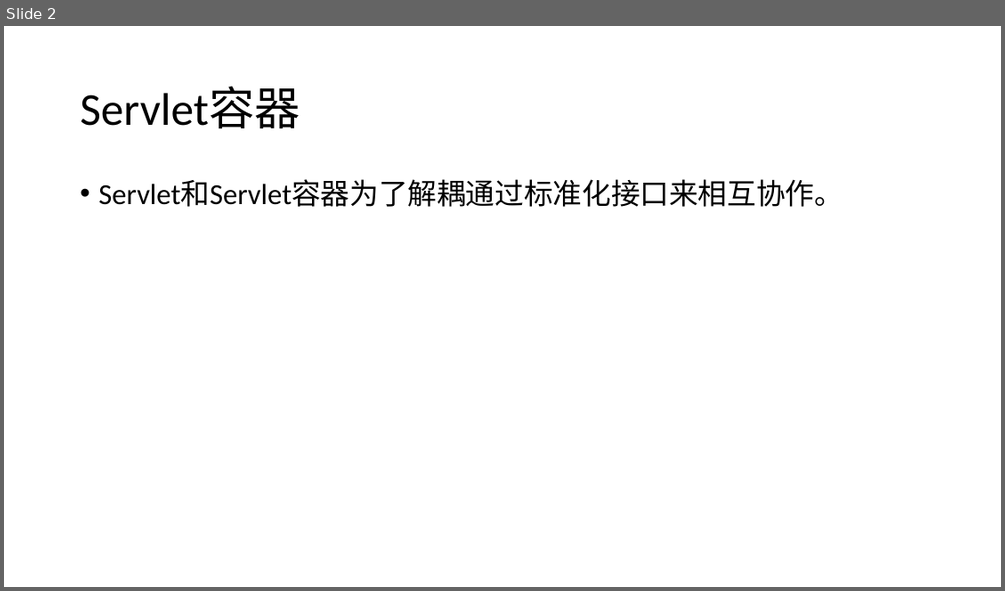
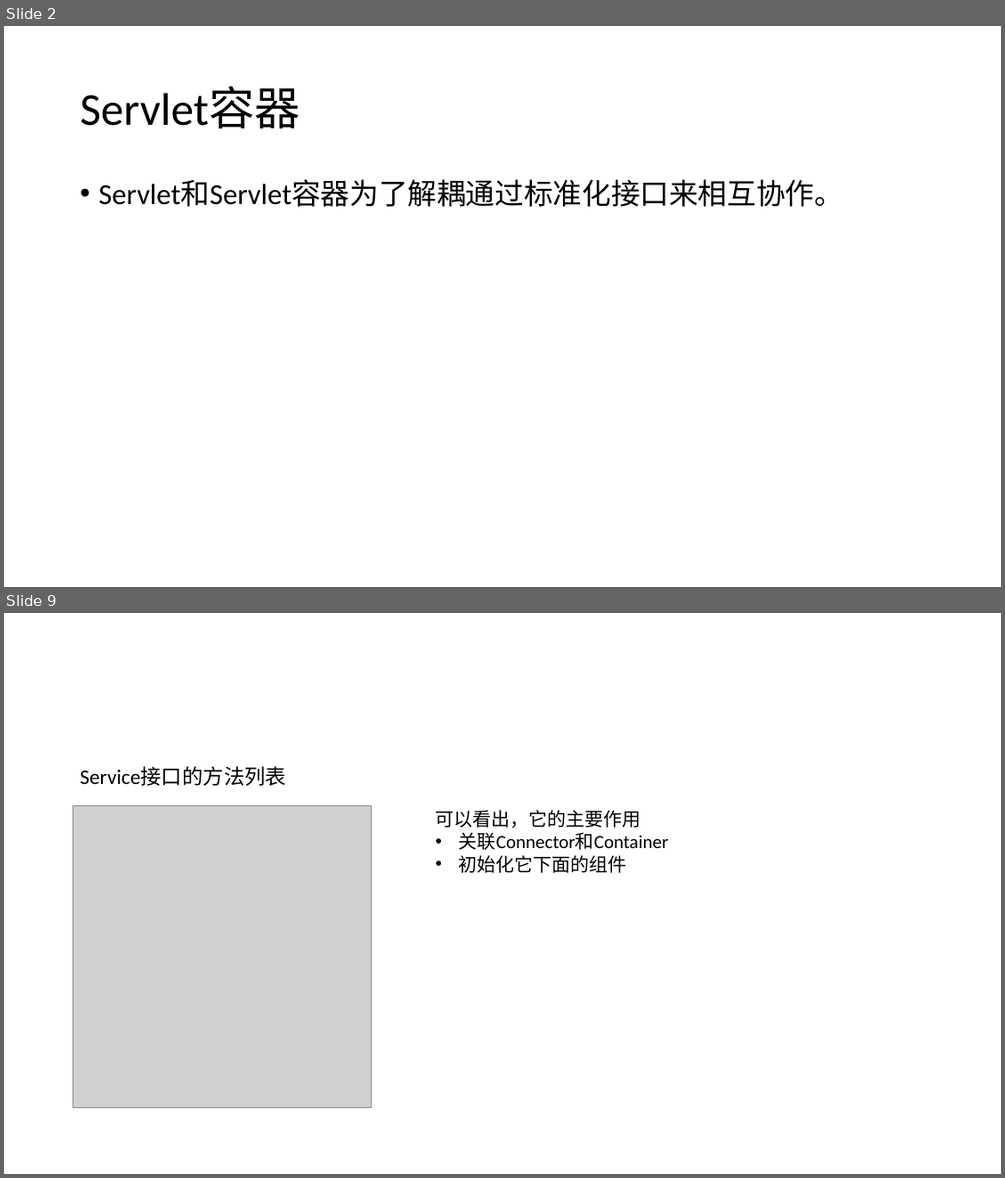
Before and after one commit to zy475459736/progress, a slide deck: servlets/Servlet.pptx. Shown one above the other, each under a label of ours: slide 2 before the commit, slides 2 and 9 after it; the slides between them are not shown. The pictures are 1005x591 and 1005x1178 pixels, drawn with LibreOffice and Linux fonts; fonts in the diff are those of the drawing; grey boxes stand for pictures. Boxes give left, top, right and bottom in pixels: in the first picture for what was removed or moved away, otherwise in the second. Text is boxed around its words. In the diff, an @@ line names an element or a change of style, - is before the commit and + after.

```diff
--- a/servlets/Servlet.pptx
+++ b/servlets/Servlet.pptx
@@ slide 9 added at [4,613,1001,1174], background #FFFFFF @@
@@ text added at [80,766,286,786], 20 pt, text #000000 @@
+Service接口的方法列表
@@ picture added at [73,806,372,1107] @@
@@ text added at [436,810,668,873], 18 pt, text #000000 @@
+可以看出，它的主要作用
+• 关联Connector和Container
+• 初始化它下面的组件
```
Also in this commit, not shown: 9 other slides added.
